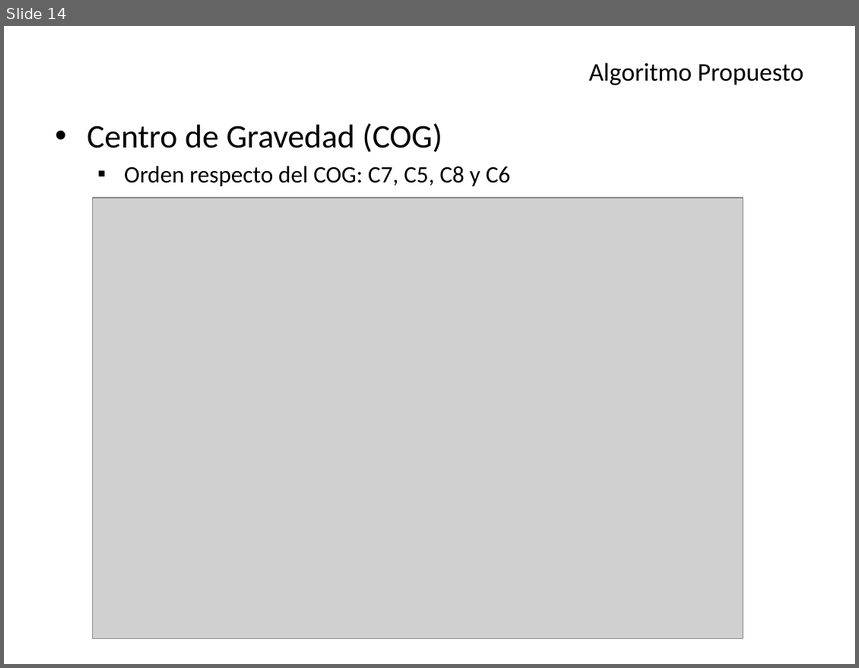
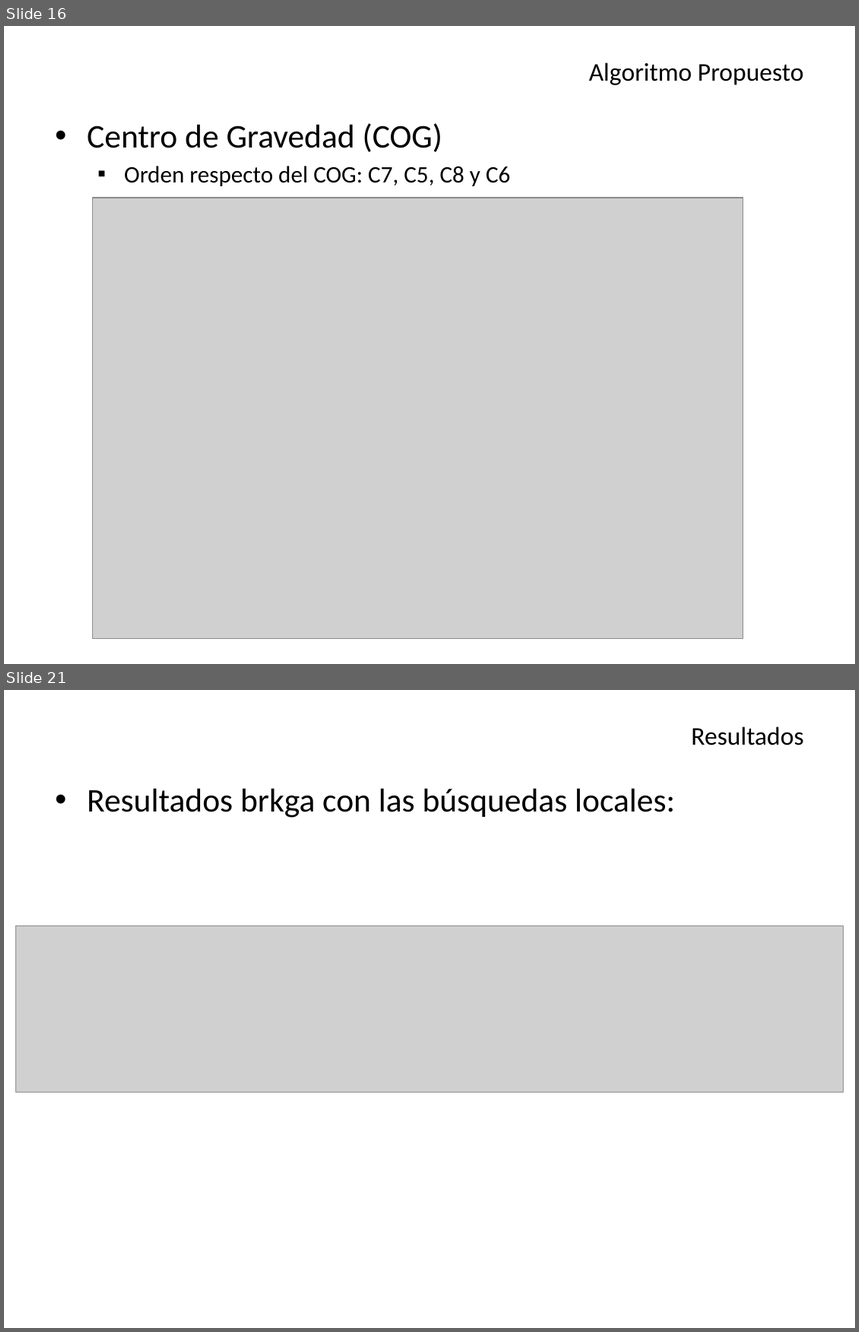
Before and after one commit to Aleitox/TopBrkga, a slide deck: TesisPaper/Defensa/Biased Random Key Genetic Algorithm.pptx. Shown one above the other, each under a label of ours: slide 14 before the commit, slides 16 and 21 after it; the slides between them are not shown. The pictures are 859x668 and 859x1332 pixels, drawn with LibreOffice and Linux fonts; fonts in the diff are those of the drawing; grey boxes stand for pictures. Boxes give left, top, right and bottom in pixels: in the first picture for what was removed or moved away, otherwise in the second. Text is boxed around its words. In the diff, an @@ line names an element or a change of style, - is before the commit and + after.

```diff
--- a/TesisPaper/Defensa/Biased Random Key Genetic Algorithm.pptx
+++ b/TesisPaper/Defensa/Biased Random Key Genetic Algorithm.pptx
@@ slide 21 added at (4,690,855,1328), background #FFFFFF @@
@@ title added at (691,726,804,745), 21.6 pt, text #000000 @@
+Resultados
@@ text added at (87,788,675,818), 28 pt, text #000000 @@
+• Resultados brkga con las búsquedas locales:
@@ picture added at (16,926,843,1093) @@
@@ what was slide 14 is now slide 16 @@
```
Also in this commit, not shown: 7 slides changed, 4 other slides added, 19 other files.
